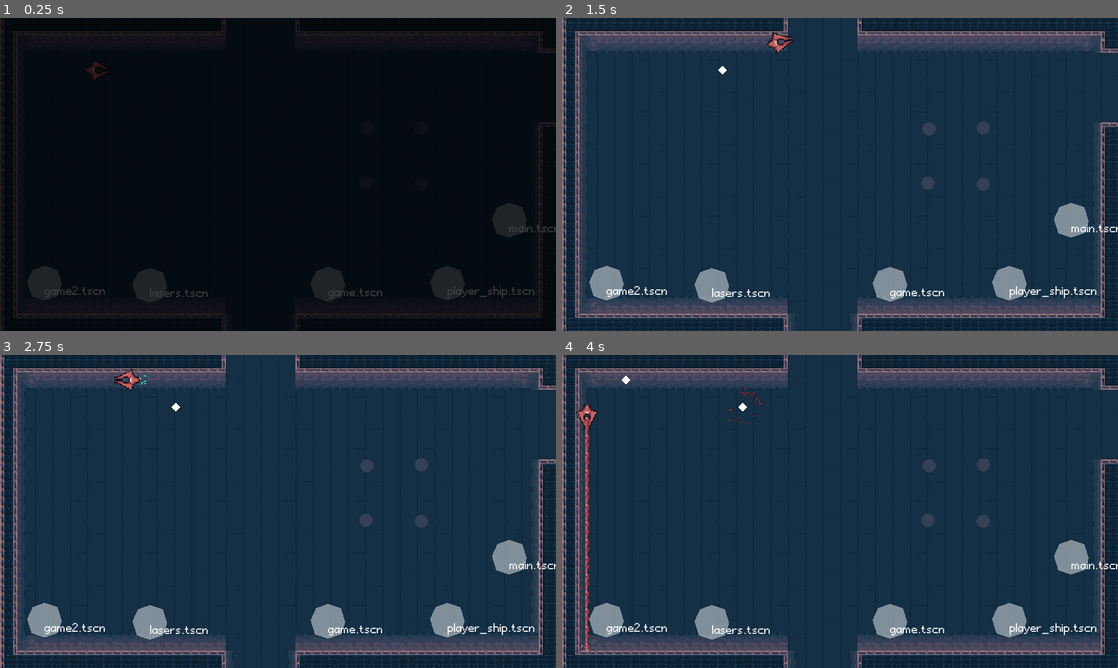
Above: before the commit, frames 1-4 (two rows, left to right).
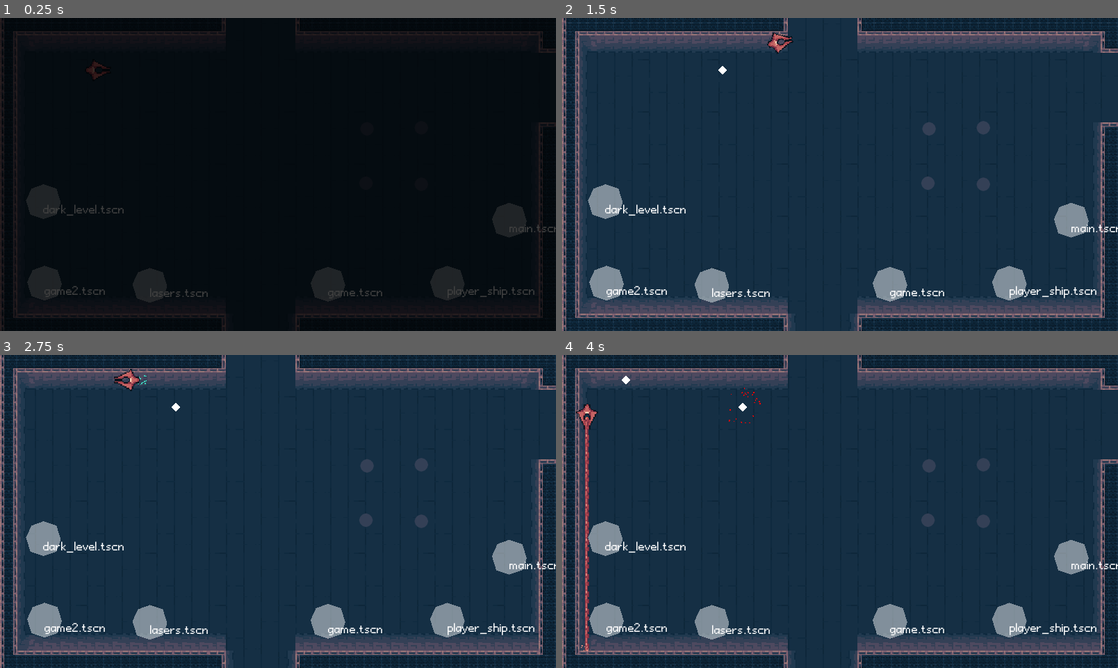
Above: after the commit, the same moments.

Repository: boukew99/godot_wild_jam_34
Game: Godot game, scene res://physics/2d/room/test_room.tscn
Same seed, same stepped clock (60 frames per second), same inputs: the game is played once before the commit and once after it.
Inputs (mouse positions are in pixels of both pictures, inside the frame that each line leads up to):
- Up to frame 1 (0.25 s): no input
- Up to frame 2 (1.5 s): tap Enter (ui_accept) at 0.5, 0.77 s; move the mouse to (812, 237) at 0.52 s; hold X (bomb) 0.53-1.28 s; hold Up (move_up) from 0.53 s (still down); click (812, 237) at 0.67 s; move the mouse to (1006, 221) at 1.27 s; tap Z (laser) at 1.35 s
- Up to frame 3 (2.75 s): tap Enter (ui_accept) at 1.52 s; move the mouse to (111, 464) at 2.02 s; release Up (move_up) at 2.03 s; hold Left (move_left) from 2.03 s (still down); hold C (nitro) from 2.03 s (still down)
- Up to frame 4 (4 s): move the mouse to (867, 511) at 2.77 s; release C (nitro) at 2.78 s; tap X (bomb) at 2.85 s; click (867, 511) at 2.92 s; tap Enter (ui_accept) at 3.02, 3.5, 3.77 s; move the mouse to (756, 433) at 3.52 s; release Left (move_left) at 3.53 s; hold Down (move_down) from 3.53 s (still down); hold Z (laser) from 3.53 s (still down)

The runs differ from the first frame. In frame 1, 0.6% of the frame differs, in the area x 4-23%, y 53-65%; in frame 2, 0.6%; in frame 3, 0.6%; in frame 4, 0.6%.

Commit message:
fix to main

Diff:
--- a/godot_wild_jam_34/physics/2d/room/test_room.tscn
+++ b/godot_wild_jam_34/physics/2d/room/test_room.tscn
@@ -59,4 +59,8 @@
 
 [node name="RoomTransfer5" parent="." instance=ExtResource( 7 )]
 position = Vector2( 469, 186 )
-room_path = "res://main.tscn"
+room_path = "res://physics/main.tscn"
+
+[node name="RoomTransfer6" parent="." instance=ExtResource( 7 )]
+position = Vector2( 40, 169 )
+room_path = "res://physics/2d/dark_level.tscn"
